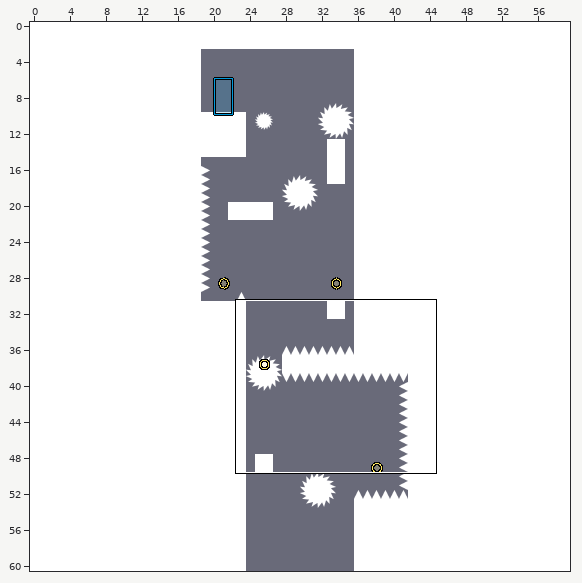
An edit to a level. LDtk project, Content/10 level.ldtk. The first picture is a wide view before the edit; the outline marks the close-up.
Close-up. Before:
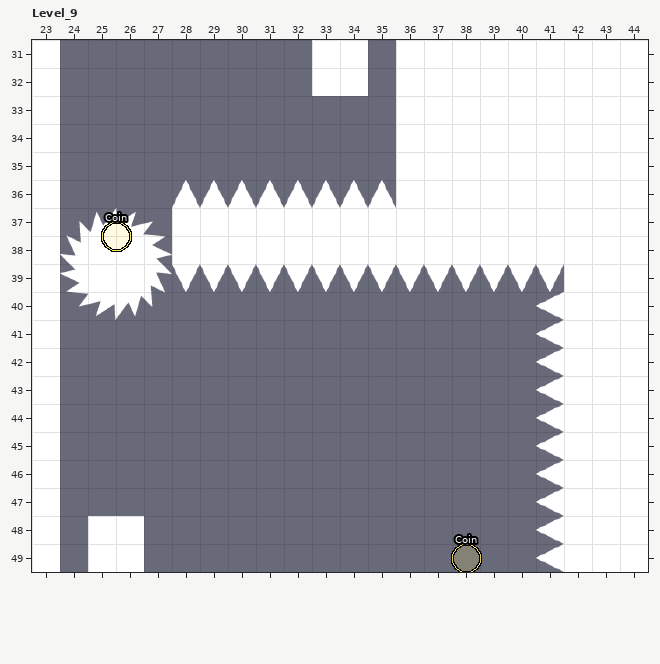
Cells are 32x32 px. Shown: Level_9 x 23..44, y 31..49. The commit also changed other parts of the map, which this record leaves out.
The result:
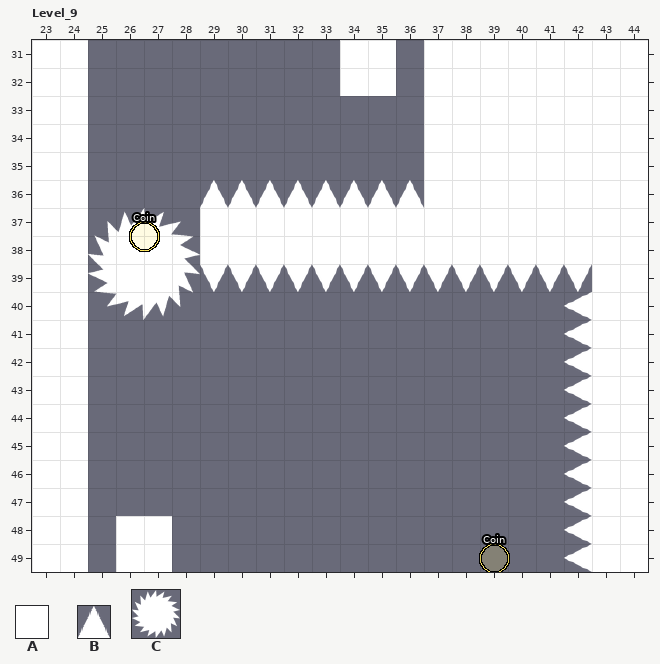
Key: from "Level": A 1 "Level", B 2 "Spike"; from "Sawblade": C 0.
_ is an empty cell.
Objects are placed by their top-left corner, in cells (3,4 is the top-left corner of cell 3,4); size is 1x1 cell unless given.
From old to new:
Layer "Entities":
changed: C "Saw" at 24,37 size 4x4 -> C "Saw" at 25,37 size 4x4
changed: "Coin" ellipse at 38,49 -> "Coin" ellipse at 39,49
changed: "Coin" ellipse at 25.5,37.5 -> "Coin" ellipse at 26.5,37.5
Layer "Level":
y 31..32: x 24 _ -> A; x 33 A -> _; x 35..36 _A -> A_
y 33..35: x 24 _ -> A; x 36 A -> _
y 36: x 24 _ -> A; x 28 B -> _; x 36 A -> B
y 37..38: x 24 _ -> A; x 28 A -> _
y 39: x 24 _ -> A; x 28 B -> _; x 42 A -> B
y 40..47: x 24 _ -> A; x 41..42 BA -> _B
y 48..49: x 24..25 _A -> A_; x 27 _ -> A; x 41..42 BA -> _B
